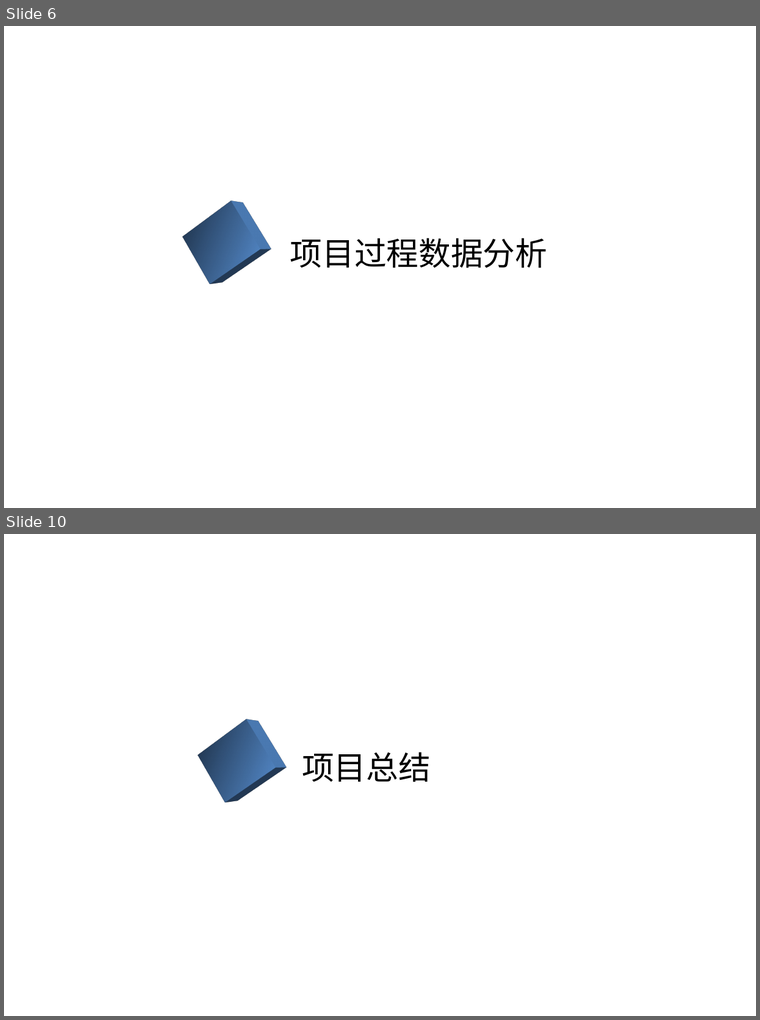
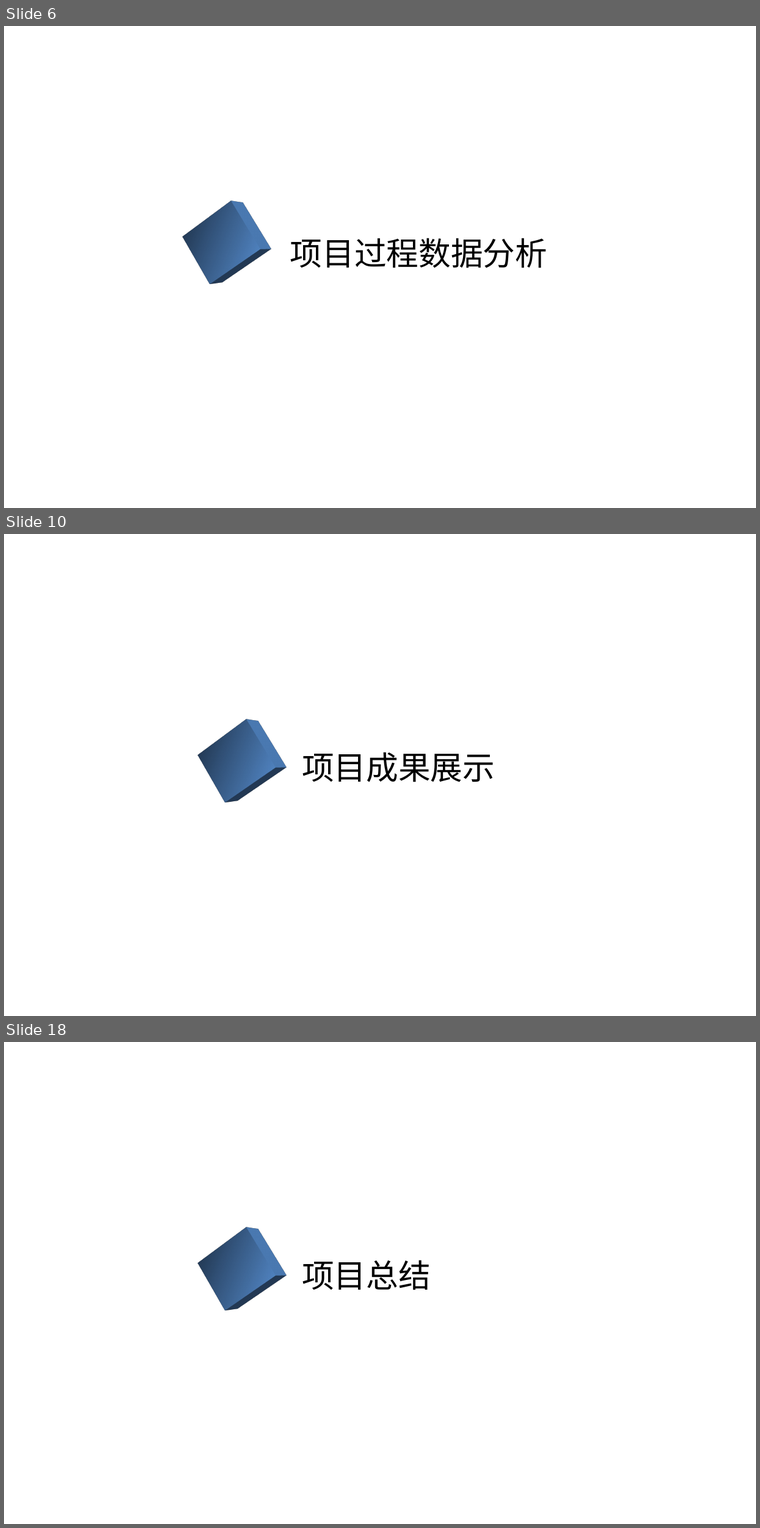
Before and after one commit to github188/doc, a slide deck: 3.项目资料/SSE/hisMarket/6.用户文档/行情历史数据总结报告.pptx. Shown one above the other, each under a label of ours: slides 6 and 10 before the commit, slides 6, 10 and 18 after it; the slides between them are not shown. The pictures are 760x1020 and 760x1528 pixels, drawn with LibreOffice and Linux fonts; fonts in the diff are those of the drawing; background and template pictures are left out. Boxes give left, top, right and bottom in pixels: in the first picture for what was removed or moved away, otherwise in the second. Text is boxed around its words. In the diff, an @@ line names an element or a change of style, - is before the commit and + after.

```diff
--- a/3.项目资料/SSE/hisMarket/6.用户文档/行情历史数据总结报告.pptx
+++ b/3.项目资料/SSE/hisMarket/6.用户文档/行情历史数据总结报告.pptx
@@ slide 10 added at (x1=4, y1=534, x2=756, y2=1016), background picture (left out) @@
@@ rectangle added at (x1=192, y1=719, x2=278, y2=803), fill gradient #4F81BD to #395C87 @@
@@ text added at (x1=302, y1=752, x2=494, y2=782), 36 pt, text #000000 @@
+项目成果展示
@@ what was slide 10 is now slide 18 @@
```
Also in this commit, not shown: 4 slides changed, 7 other slides added, 1 other file.
